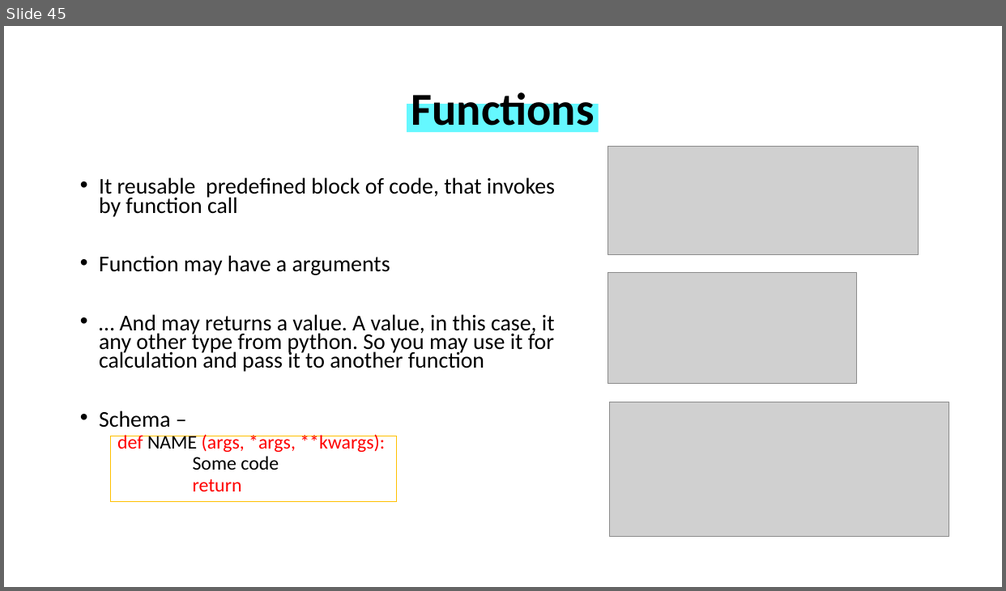
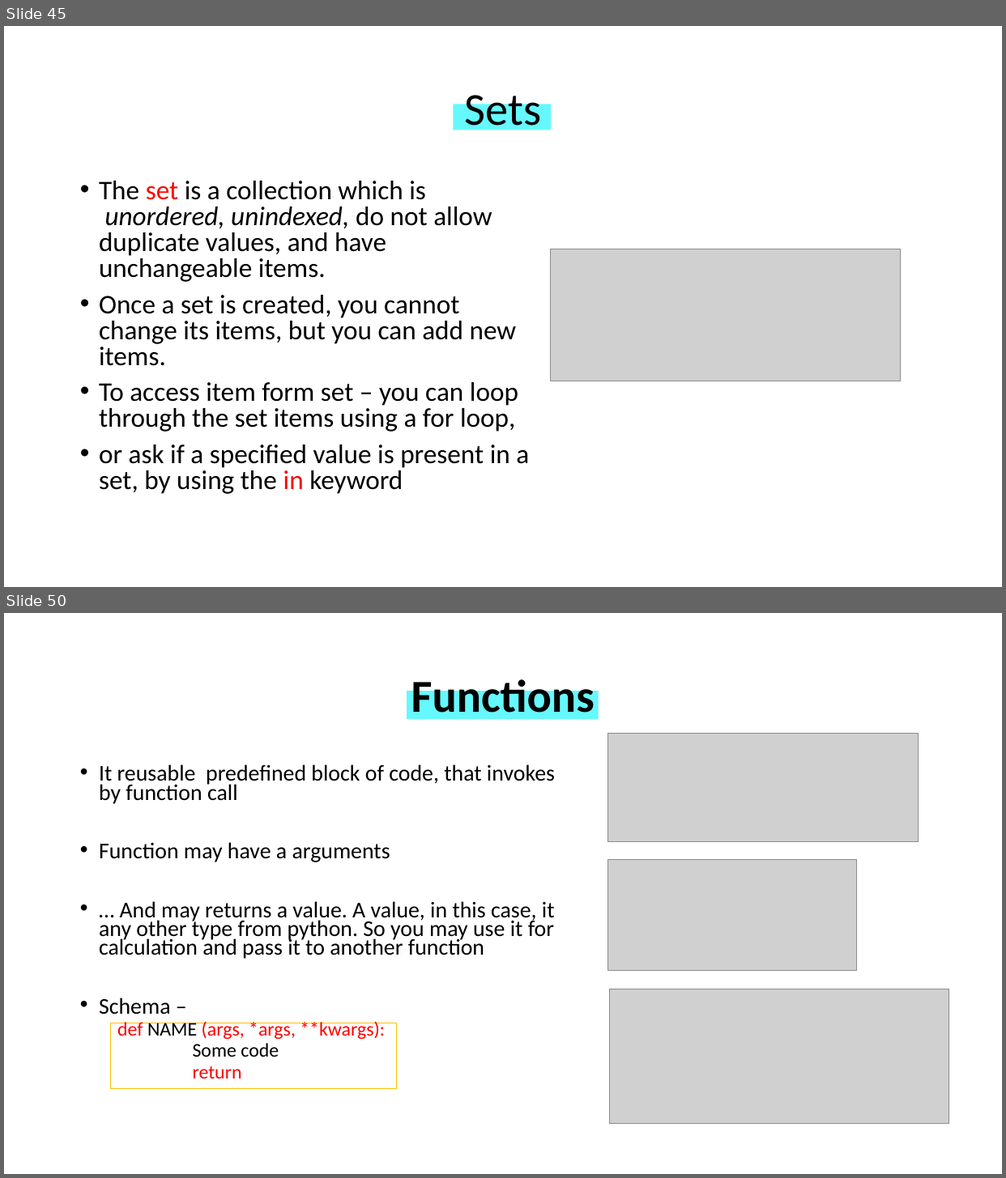
Before and after one commit to WonderLuc/brother-bootcamp, a slide deck: python 101/python_101.pptx. Shown one above the other, each under a label of ours: slide 45 before the commit, slides 45 and 50 after it; the slides between them are not shown. The pictures are 1006x591 and 1006x1178 pixels, drawn with LibreOffice and Linux fonts; fonts in the diff are those of the drawing; grey boxes stand for pictures; background and template pictures are left out. Boxes give left, top, right and bottom in pixels: in the first picture for what was removed or moved away, otherwise in the second. Text is boxed around its words. In the diff, an @@ line names an element or a change of style, - is before the commit and + after.

```diff
--- a/python 101/python_101.pptx
+++ b/python 101/python_101.pptx
@@ slide 45 added at (4,26,1002,587), background picture (left out) @@
@@ title added at (465,86,542,135), 44 pt, text #000000 @@
+Sets
@@ rectangle added at (454,104,551,130), fill #65F8FF @@
@@ text added at (99,181,529,494), 25.9 pt, text #000000 @@
+• The set is a collection which is unordered, unindexed, do not allow duplicate values, and have unchangeable items.
+• Once a set is created, you cannot change its items, but you can add new items.
+• To access item form set – you can loop through the set items using a for loop,
+• or ask if a specified value is present in a set, by using the in keyword
@@ picture added at (551,249,900,381) @@
@@ what was slide 45 is now slide 50 @@
```
Also in this commit, not shown: 1 slide changed, 4 other slides added, 2 other files.
